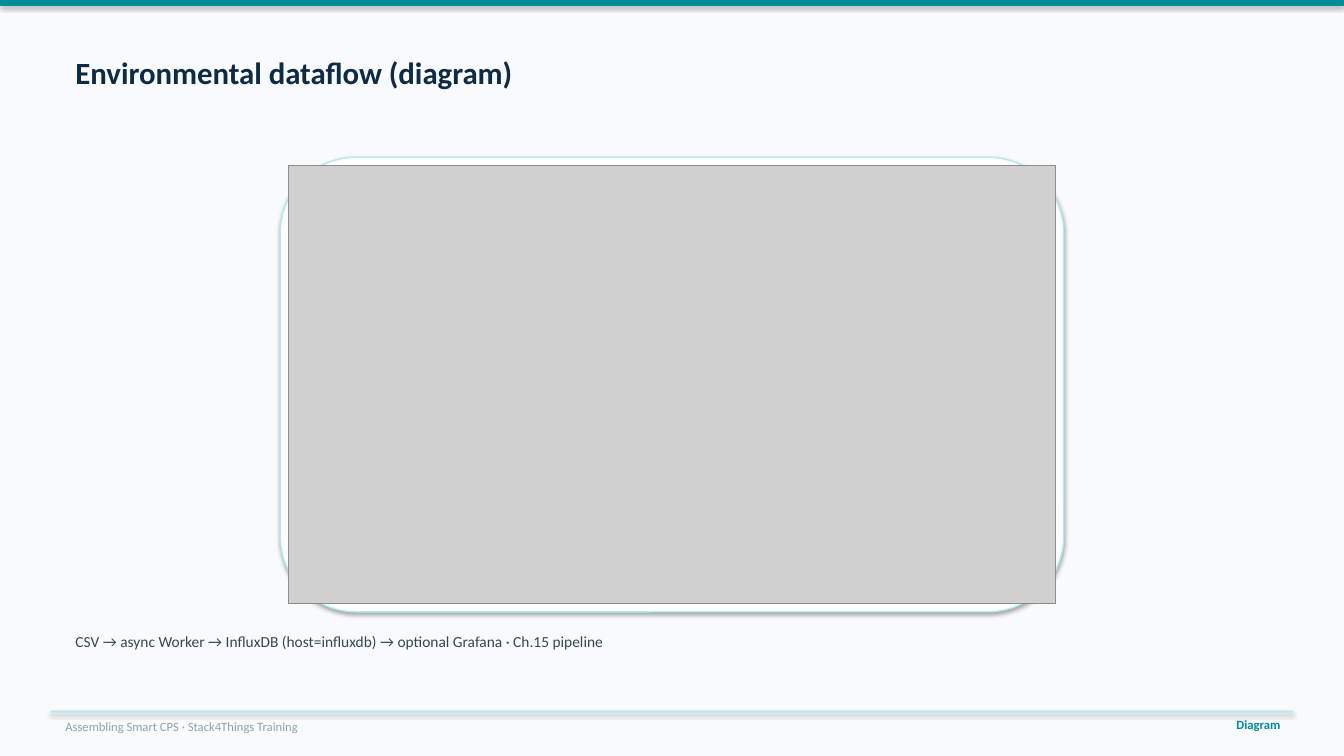
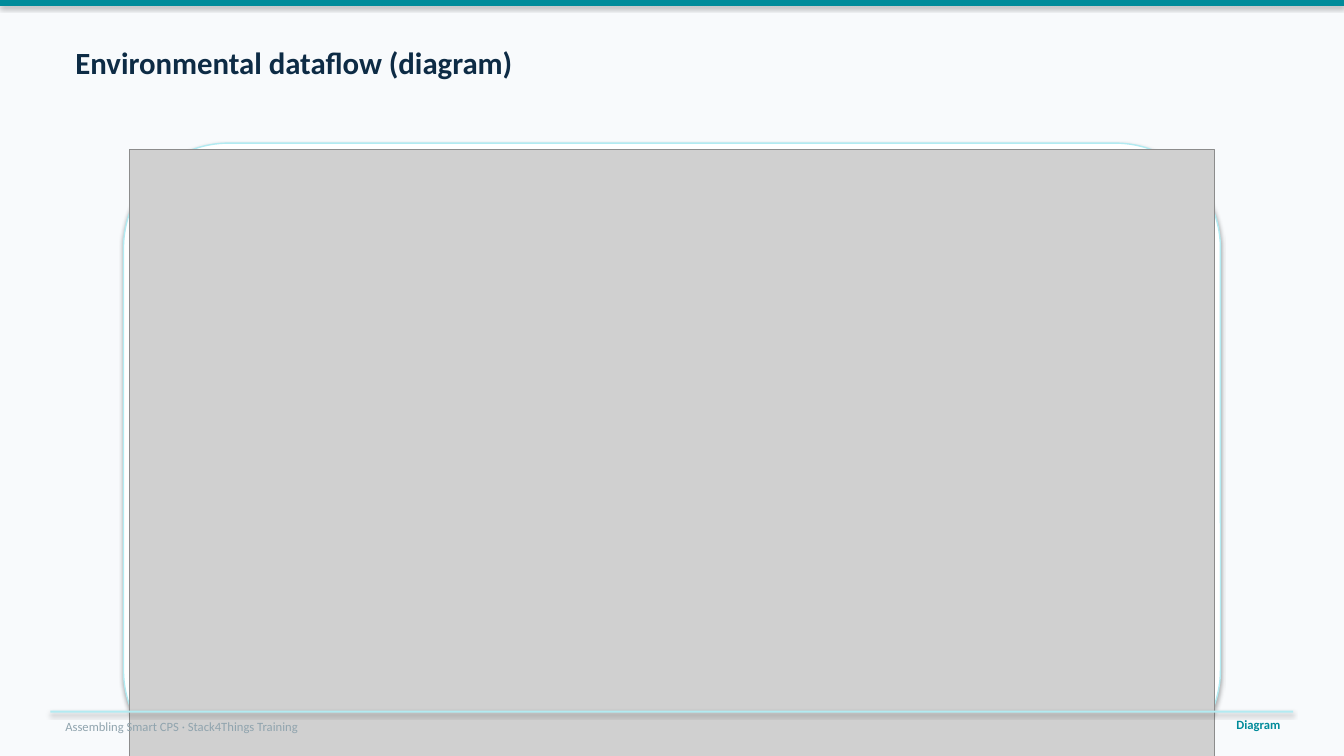
Before and after one commit to lucadagati/AssemblyingCPS_training, a slide deck: slide 18 of slides/ModuleC_IoT_Computation_EN.pptx. Drawn at 1344x756 pixels with LibreOffice and Linux fonts; fonts in the diff are those of the drawing; grey boxes stand for pictures. Boxes give left, top, right and bottom in pixels: in the first picture for what was removed or moved away, otherwise in the second. Text is boxed around its words. In the diff, an @@ line names an element or a change of style, - is before the commit and + after.

```diff
--- a/slides/ModuleC_IoT_Computation_EN.pptx
+++ b/slides/ModuleC_IoT_Computation_EN.pptx
@@ text "Environmental dataflow (diagram)": place and size @@
-text "Environmental dataflow (diagram)" at box(75, 61, 512, 90)
+text "Environmental dataflow (diagram)" at box(75, 51, 512, 80)
@@ rounded rectangle: place and size @@
-rounded rectangle at box(280, 157, 1064, 612)
+rounded rectangle at box(124, 143, 1221, 756)
@@ picture: place and size @@
-picture at box(288, 165, 1056, 604)
+picture at box(130, 149, 1215, 756)
@@ text removed at box(75, 636, 603, 650) @@
-CSV → async Worker → InfluxDB (host=influxdb) → optional Grafana · Ch.15 pipeline
```
Also in this commit, not shown: 53 other slides changed, 15 other files.
